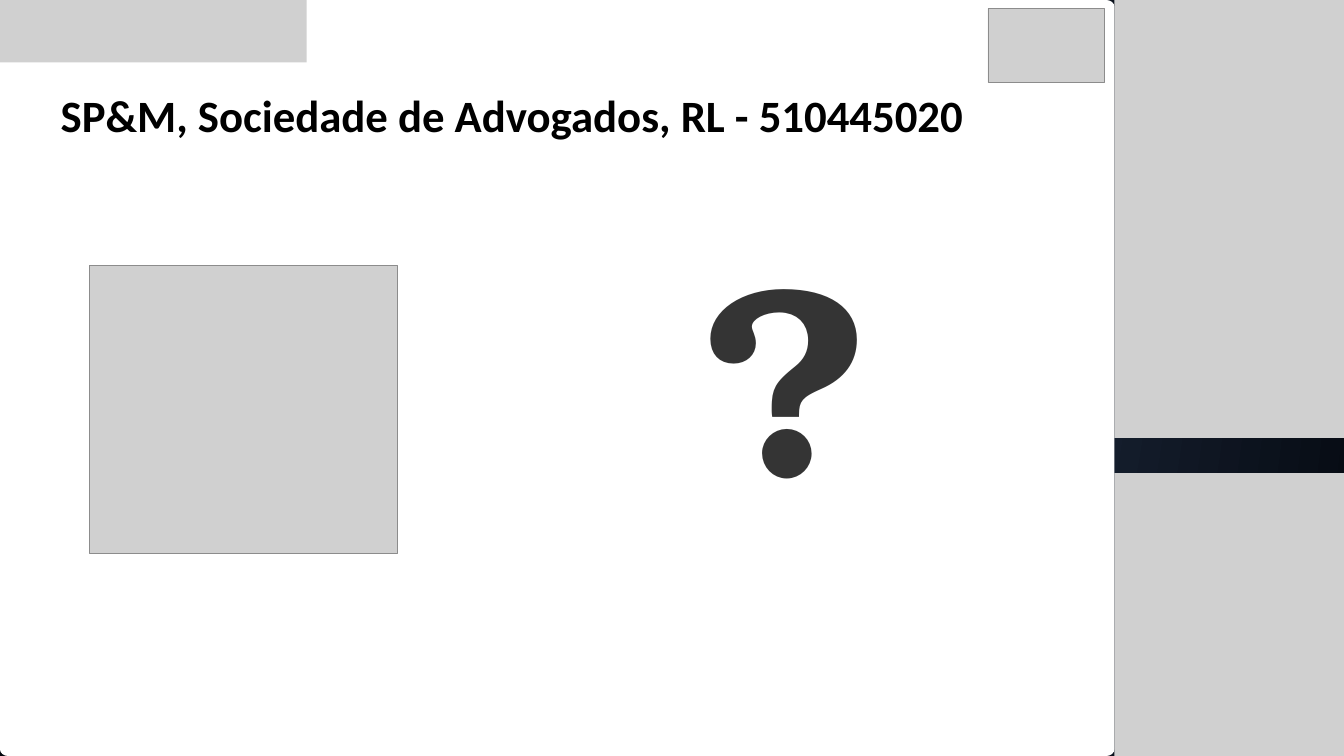
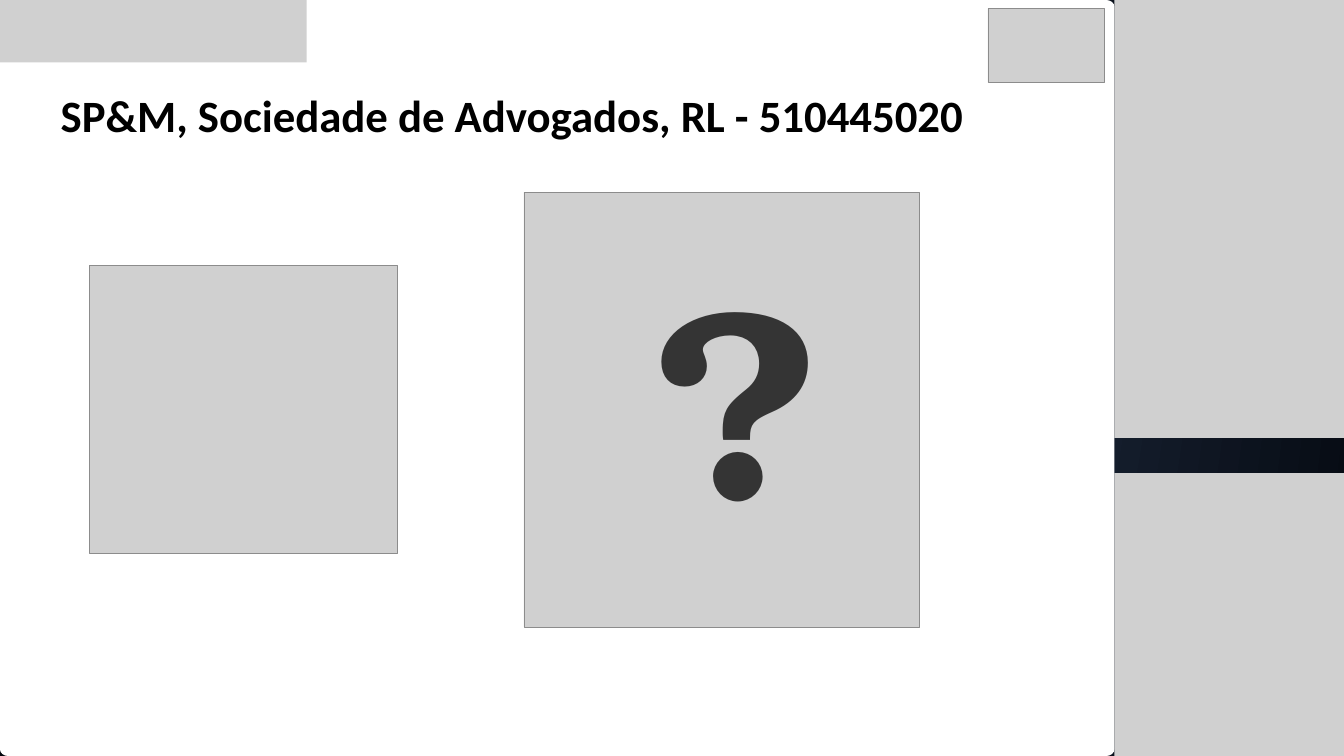
Before and after one commit to pedroaovieira/osint, a slide deck: slide 18 of presentation/osintomaticops/Negocios_Privados,_Consecuencias_Publicas.pptx. Drawn at 1344x756 pixels with LibreOffice and Linux fonts; fonts in the diff are those of the drawing; grey boxes stand for pictures. Boxes give left, top, right and bottom in pixels: in the first picture for what was removed or moved away, otherwise in the second. Text is boxed around its words. In the diff, an @@ line names an element or a change of style, - is before the commit and + after.

```diff
--- a/presentation/osintomaticops/Negocios_Privados,_Consecuencias_Publicas.pptx
+++ b/presentation/osintomaticops/Negocios_Privados,_Consecuencias_Publicas.pptx
@@ picture added at box(524, 192, 920, 627) @@
@@ text "?": place and size @@
-text "?" at box(694, 372, 1002, 552)
+text "?" at box(646, 395, 954, 575)
```
Also in this commit, not shown: 2 other slides changed, 1 slide added, 3 other files.
